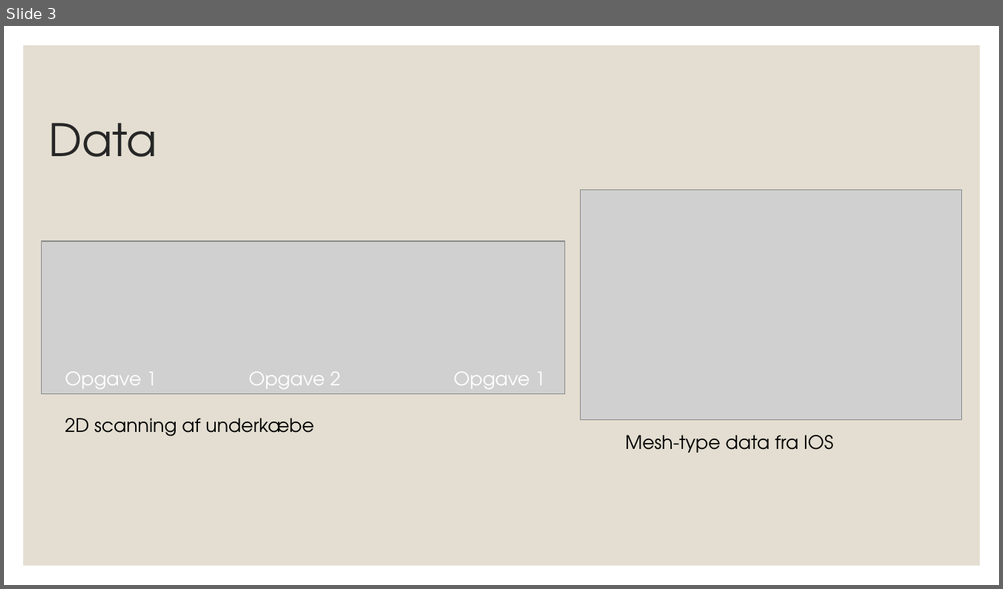
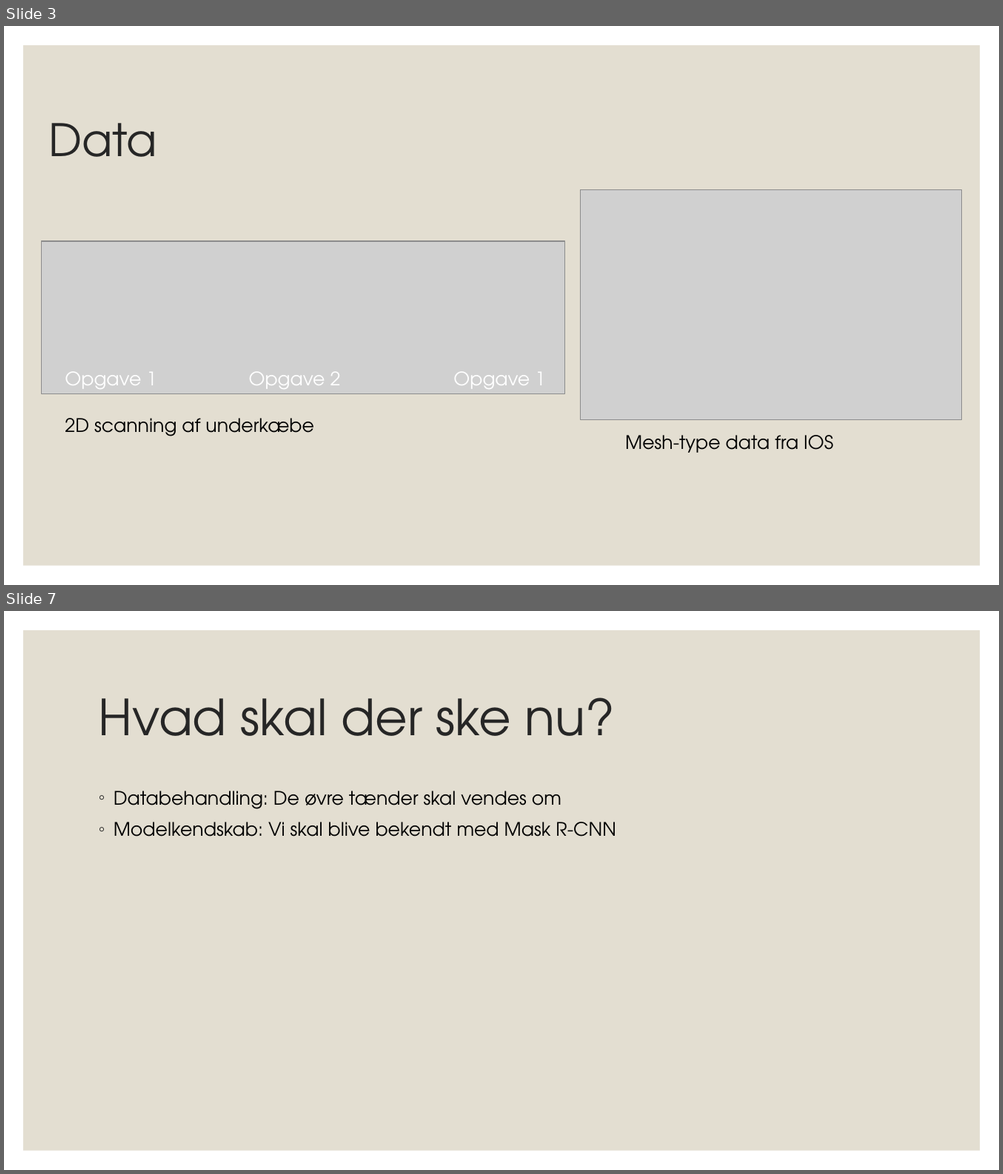
Before and after one commit to casperbak1/Dataprojekt, a slide deck: TØ/Powerpoint til præsentation.pptx. Shown one above the other, each under a label of ours: slide 3 before the commit, slides 3 and 7 after it; the slides between them are not shown. The pictures are 1003x589 and 1003x1174 pixels, drawn with LibreOffice and Linux fonts; fonts in the diff are those of the drawing; grey boxes stand for pictures. Boxes give left, top, right and bottom in pixels: in the first picture for what was removed or moved away, otherwise in the second. Text is boxed around its words. In the diff, an @@ line names an element or a change of style, - is before the commit and + after.

```diff
--- a/TØ/Powerpoint til præsentation.pptx
+++ b/TØ/Powerpoint til præsentation.pptx
@@ slide 7 added at box(4, 611, 999, 1170), background #FFFFFF; not listed: 1 template element that a slide beside it also shows @@
@@ title added at box(99, 698, 615, 736), 48 pt, text #262626 @@
+Hvad skal der ske nu?
@@ text added at box(114, 791, 615, 837), 18 pt, text #000000 @@
+◦ Databehandling: De øvre tænder skal vendes om
+◦ Modelkendskab: Vi skal blive bekendt med Mask R-CNN
```
Also in this commit, not shown: 1 slide changed, 1 other slide added, 3 other files.
